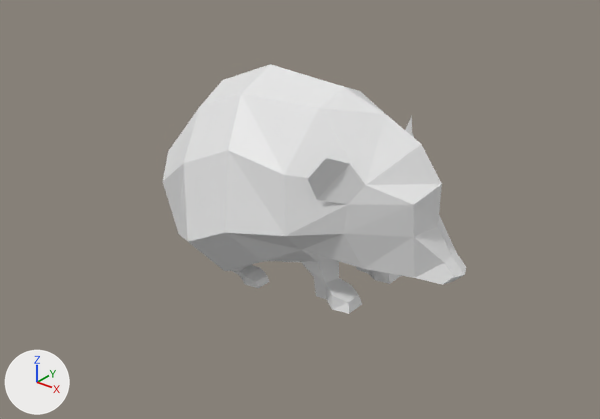
A saved change to the Blender file props/hedgehog/hedgehog.blend.
One viewpoint serves both versions: a 50 mm lens placed at (4.58, -6.41, 3.66), pointed at (-0.58, 0.04, -0.34). The lights are fixed; the arrows at lower left show +X, +Y and +Z. The first picture is the older version.
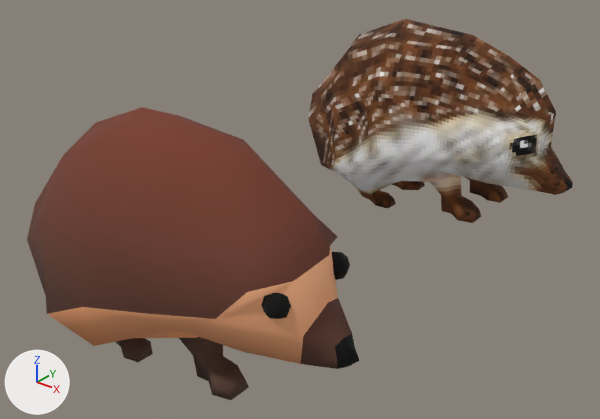
Where the change shows, as pixel boxes (x1, y1, x2, y2) in the pictures (600 x 419 px; the box of a moved part takes in the faces that stretch with it):
'Plane', reshaped, moved (12% narrower, 18% shorter): before (163, 64, 466, 314); after (308, 19, 573, 223)
'Plane.001', added (brown): after (27, 107, 359, 400)
'Cube', added: after (261, 252, 350, 319)
part 1 of me_plane, moved or reshaped: before (284, 109, 414, 237); after (425, 52, 535, 160)
part 2 of me_plane, surface changed: before (163, 64, 466, 314); after (308, 19, 573, 223)
part 3 of me_plane, recoloured: before (163, 64, 466, 314); after (308, 19, 573, 223)

Edits to the bpy script that builds the scene:
```text
Add img_untitled:
    img_untitled = load_image('Untitled', 'hedgehog.png', 128, 128, 'sRGB')
Add img_dehaht_png:
    img_dehaht_png = load_image('deHaht.png', '../deHaht.png', 2048, 2048, 'sRGB')
Add mat_material_001:
    mat_material_001 = principled_material('Material.001')
    mat_material_001.texture = img_untitled
    mat_material_001.roughness = 1.0
Add mat_material_002:
    mat_material_002 = principled_material('Material.002')
    mat_material_002.texture = img_dehaht_png
    mat_material_002.roughness = 1.0
Change me_plane:
    used by ob_plane; location = (0.0, 0.0, 0.0)
    remove me_plane.from_pydata(...)  # 155 vertices, 154 faces; spans x -2.24..1.48, y -1.13..1.13, z -1.17..1.25
    add me_plane.from_pydata(...)  # 147 vertices, 150 faces; spans x -2.24..1.48, y -1.13..1.13, z -1.17..1.25
    me_plane part 1
    10 vertices are removed from x 0.22..0.5, y -0.85..0.85, z 0.28..0.76
    154 faces are deleted
    2 vertices move from x 0.48, y -0.61..0.61, z -0.03 to x 0.79, y -0.61..0.61, z -0.03
    2 vertices are added at (0.81, -0.59, 0.28), (0.81, 0.59, 0.28)
    150 new faces join them
    me_plane part 2: 100 kept faces spanning x -2.24..1.48, y -1.13..1.13, z -1.17..1.25 get new texture (UV) coordinates
    me_plane part 3: 142 faces spanning x -2.24..1.48, y -1.13..1.13, z -1.17..1.25 switch from no material to mat_material_001 (picture img_untitled)
Add me_cube:
    me_cube.from_pydata(...)  # 26 vertices, 24 faces; spans x 0.809..1.064, y -1.505..-1.249, z -0.003..0.253
    me_cube.polygons.foreach_set('use_smooth', [True] * 24)
    me_cube.materials.append(mat_material_002)  # picture img_dehaht_png
Add me_plane_001:
    me_plane_001.from_pydata(...)  # 147 vertices, 150 faces; spans x -2.24..1.48, y -1.13..1.13, z -1.17..1.25
    me_plane_001.polygons.foreach_set('use_smooth', [True] * 150)
    me_plane_001.materials.append(mat_material_002)  # picture img_dehaht_png
Change ob_plane:
    ob_plane.location: (0.0, 0.0, 0.0) -> (0.0, 2.623, 0.0)
Add ob_cube:
    ob_cube = bpy.data.objects.new('Cube', me_cube)
    ob_cube.location = (0.0, 0.0, 0.0)
    _m = ob_cube.modifiers.new('Mirror', 'MIRROR')
    _m.use_axis = (False, True, False)
    _m.mirror_object = ob_plane_001
Add ob_plane_001:
    ob_plane_001 = bpy.data.objects.new('Plane.001', me_plane_001)
    ob_plane_001.location = (0.0, -1.761, 0.0)
```
